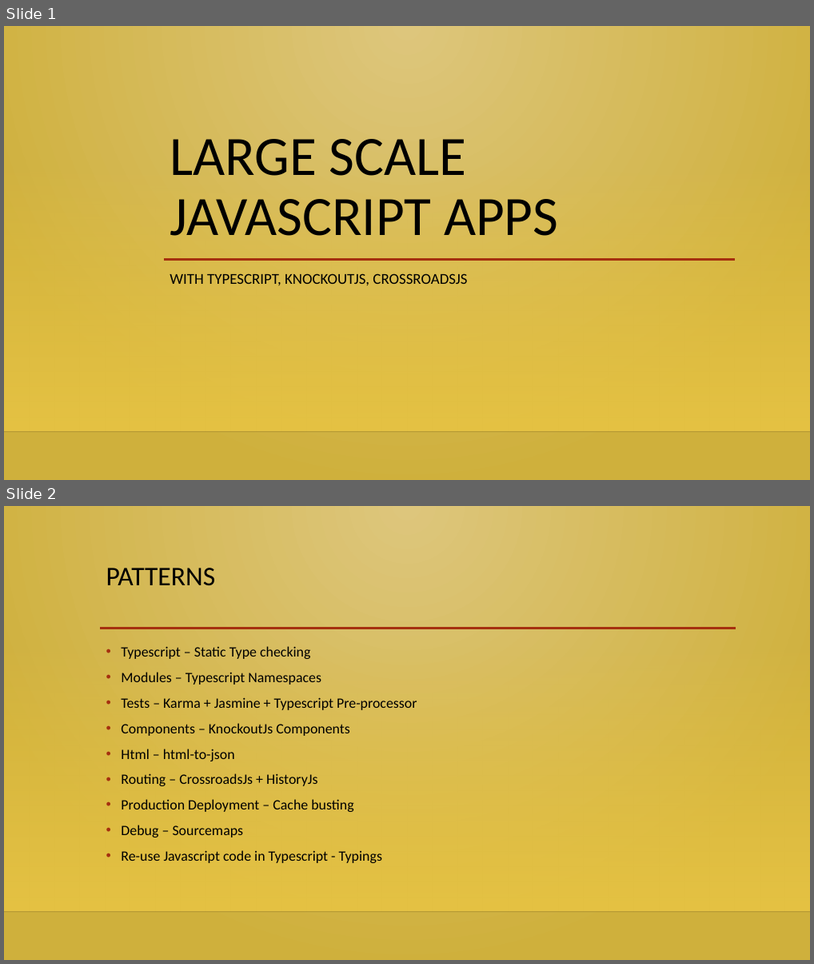
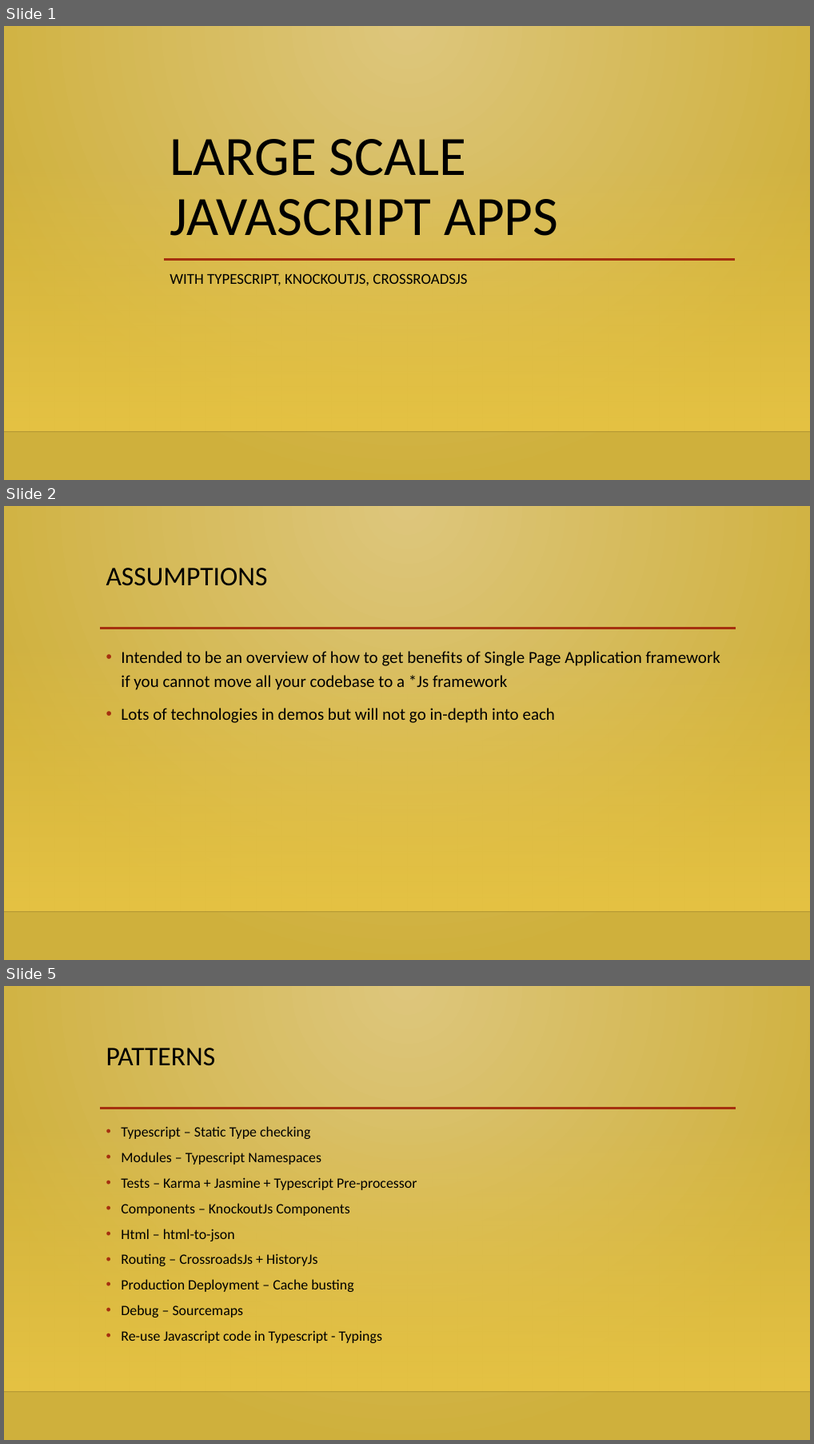
Before and after one commit to gursharan001/LargeJsApps, a slide deck: LargeScaleJavascriptAppsWithTypescriptKnockoutCrossroadsJs.pptx. Shown one above the other, each under a label of ours: slides 1 and 2 before the commit, slides 1, 2 and 5 after it; the slides between them are not shown. The pictures are 814x964 and 814x1444 pixels, drawn with LibreOffice and Linux fonts; fonts in the diff are those of the drawing; background and template pictures are left out. Boxes give left, top, right and bottom in pixels: in the first picture for what was removed or moved away, otherwise in the second. Text is boxed around its words. In the diff, an @@ line names an element or a change of style, - is before the commit and + after.

```diff
--- a/LargeScaleJavascriptAppsWithTypescriptKnockoutCrossroadsJs.pptx
+++ b/LargeScaleJavascriptAppsWithTypescriptKnockoutCrossroadsJs.pptx
@@ slide 2 added at (x1=4, y1=506, x2=810, y2=960), background gradient #DDC67C to #D0B03D; not listed: 3 template elements that a slide beside it also shows @@
@@ title added at (x1=106, y1=568, x2=268, y2=586), 32 pt, text #000000 @@
+ASSUMPTIONS
@@ text added at (x1=121, y1=651, x2=721, y2=723), 20 pt, text #000000 @@
+• Intended to be an overview of how to get benefits of Single Page Application framework if you cannot move all your codebase to a *Js framework
+• Lots of technologies in demos but will not go in-depth into each
@@ what was slide 2 is now slide 5 @@
```
Also in this commit, not shown: 3 slides changed, 1 other slide added, 3 other files.
